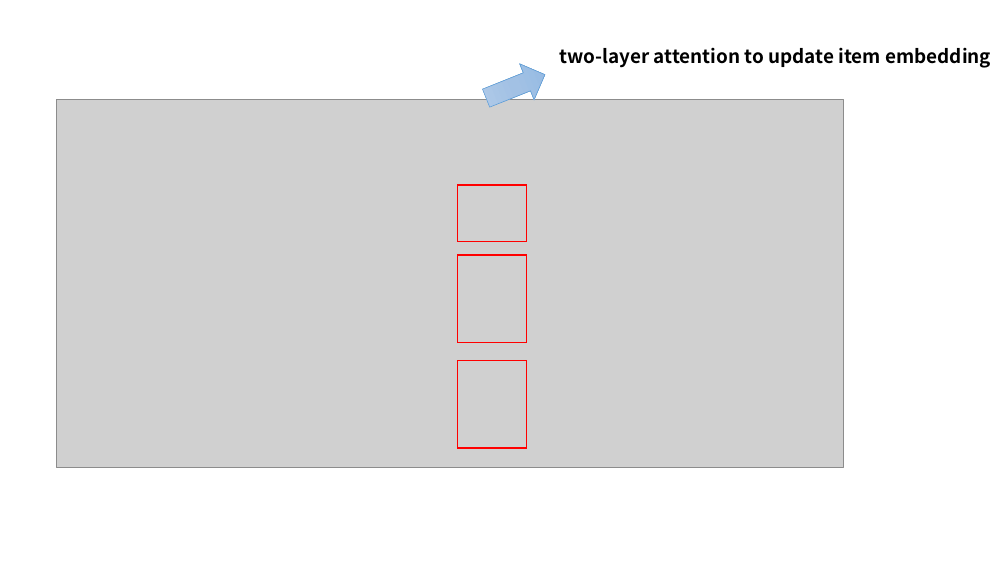
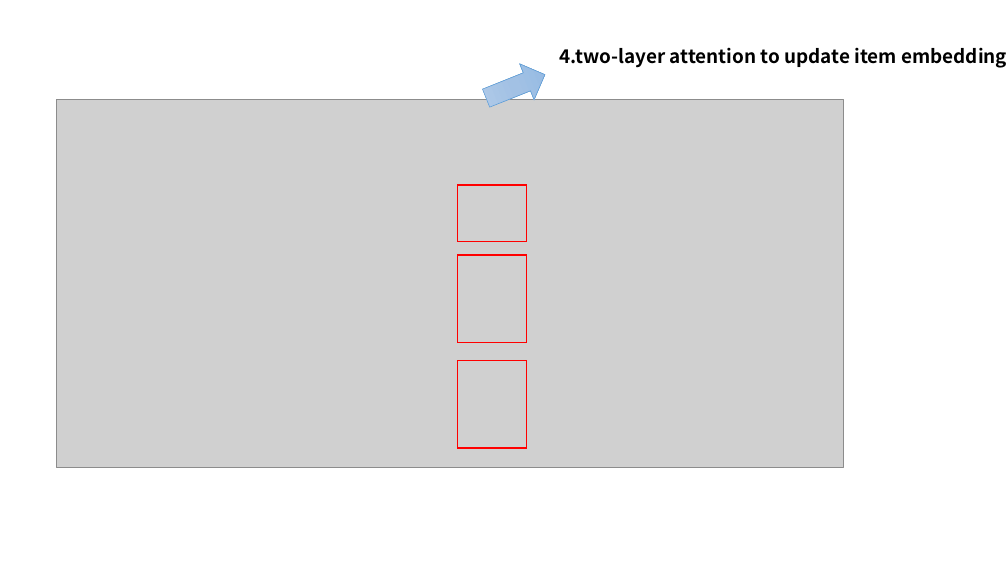
Before and after one commit to Viroog/explainable_resys-STU, a slide deck: slide 20 of explainable _recsys.pptx. Drawn at 1008x567 pixels with LibreOffice and Linux fonts; fonts in the diff are those of the drawing; grey boxes stand for pictures. Boxes give left, top, right and bottom in pixels: in the first picture for what was removed or moved away, otherwise in the second. Text is boxed around its words. In the diff, an @@ line names an element or a change of style, - is before the commit and + after.

```diff
--- a/explainable _recsys.pptx
+++ b/explainable _recsys.pptx
@@ text at (x1=560, y1=47, x2=1007, y2=68): text changed @@
-two-layer attention to update item embedding
+4.two-layer attention to update item embedding
```
Also in this commit, not shown: 5 other slides changed, 4 slides added, 2 slides removed, 7 other files.
